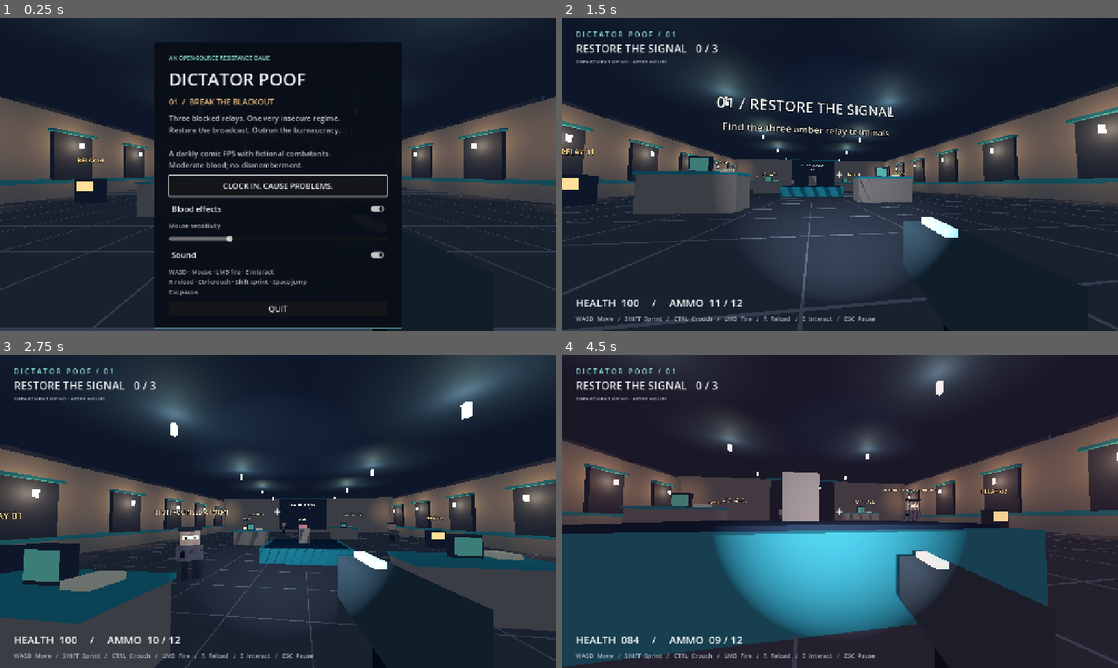
Above: before the commit, frames 1-4 (two rows, left to right).
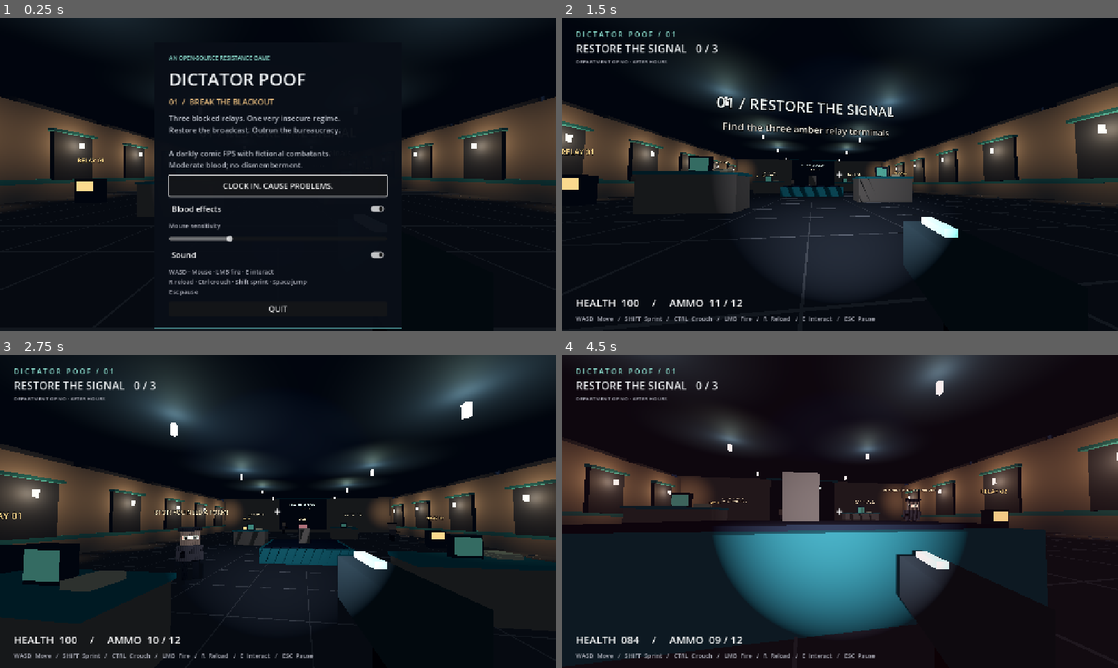
Above: after the commit, the same moments.

Repository: autrin/Dictator-Poof
Game: Godot game, scene res://scenes/main.tscn
Same seed, same stepped clock (60 frames per second), same inputs: the game is played once before the commit and once after it.
Inputs (mouse positions are in pixels of both pictures, inside the frame that each line leads up to):
- Up to frame 1 (0.25 s): no input
- Up to frame 2 (1.5 s): click "CLOCK IN. CAUSE PROBLEMS." at 0.5 s; move the mouse to (867, 174) at 1.27 s; hold W (forward) from 1.28 s (still down); hold Ctrl (crouch) from 1.28 s (still down); click (867, 174) at 1.42 s
- Up to frame 3 (2.75 s): keep holding W (forward); tap Space (jump) at 1.52, 2.27 s; move the mouse to (250, 511) at 2.02 s; release Ctrl (crouch) at 2.03 s; click (250, 511) at 2.1 s
- Up to frame 4 (4.5 s): keep holding W (forward); move the mouse to (851, 505) at 2.77 s; tap E (interact) at 2.85 s; move the mouse to (834, 517) at 3.52 s; tap Shift (sprint) at 3.6 s; click (834, 517) at 3.67 s; tap Space (jump) at 3.77 s; move the mouse to (878, 514) at 4.27 s; hold Ctrl (crouch) from 4.28 s (still down)

The runs differ from the first frame. In frame 1, 48% of the frame differs, in the area x 0-100%, y 0-100%; in frame 2, 77%; in frame 3, 67%; in frame 4, 71%.

Commit message:
reduce the illumination

Diff:
--- a/project.godot
+++ b/project.godot
@@ -1,13 +1,22 @@
-; Open this file with Godot 4.6.2 or newer (standard edition).
+; Engine configuration file.
+; It's best edited using the editor UI and not directly,
+; since the parameters that go here are not all obvious.
+;
+; Format:
+;   [section] ; section goes between []
+;   param=value ; assign values to parameters
+
 config_version=5
 
 [application]
+
 config/name="Dictator Poof"
+config/description="An open-source resistance FPS prototype. Break the blackout."
 run/main_scene="res://scenes/main.tscn"
-config/features=PackedStringArray("4.6", "GL Compatibility")
-config/description="An open-source resistance FPS prototype. Break the blackout."
+config/features=PackedStringArray("4.7", "GL Compatibility")
 
 [display]
+
 window/size/viewport_width=1280
 window/size/viewport_height=720
 window/size/window_width_override=1280
@@ -15,10 +24,7 @@
 window/stretch/mode="canvas_items"
 
 [rendering]
+
 renderer/rendering_method="gl_compatibility"
 renderer/rendering_method.mobile="gl_compatibility"
 environment/defaults/default_clear_color=Color(0.025, 0.035, 0.055, 1)
-textures/default_filters/use_nearest_mipmap_filter=false
-
-[physics]
-common/physics_ticks_per_second=60
--- a/scenes/main.tscn
+++ b/scenes/main.tscn
@@ -1,6 +1,6 @@
-[gd_scene load_steps=2 format=3]
+[gd_scene format=3 uid="uid://mymrq7n44bjc"]
 
-[ext_resource type="Script" path="res://scripts/game.gd" id="1_game"]
+[ext_resource type="Script" uid="uid://bcavc0ktjslxm" path="res://scripts/game.gd" id="1_game"]
 
-[node name="DictatorPoof" type="Node3D"]
+[node name="DictatorPoof" type="Node3D" unique_id=1514121022]
 script = ExtResource("1_game")
--- a/scripts/world.gd
+++ b/scripts/world.gd
@@ -13,7 +13,7 @@
 	settings.background_color = Color("111c31")
 	settings.ambient_light_source = Environment.AMBIENT_SOURCE_COLOR
 	settings.ambient_light_color = Color("a4bbd5")
-	settings.ambient_light_energy = 0.36
+	settings.ambient_light_energy = 0.08
 	settings.tonemap_mode = Environment.TONE_MAPPER_FILMIC
 	environment.environment = settings
 	add_child(environment)
Not shown, added: tests/smoke.gd.uid
